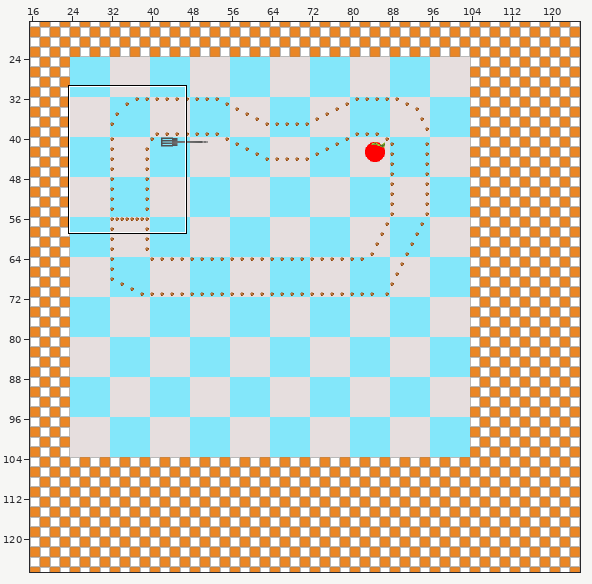
A Tiled map gets an edit: assets/maps/map1.tmx. The picture above shows the old version from afar; the outline marks the close-up.
Close-up. The starting point:
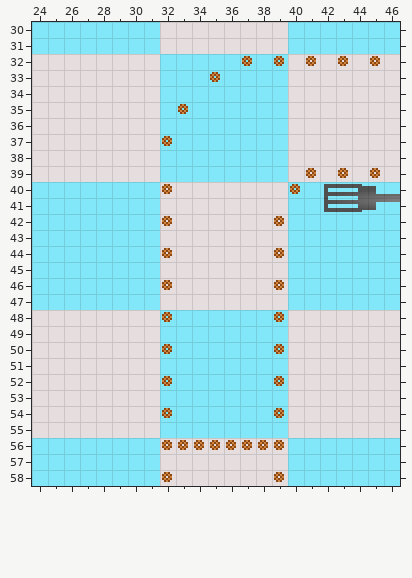
Cells are 8x8 px. Shown: x 24..46, y 30..58. The commit also changed other parts of the map, which this record leaves out.
After:
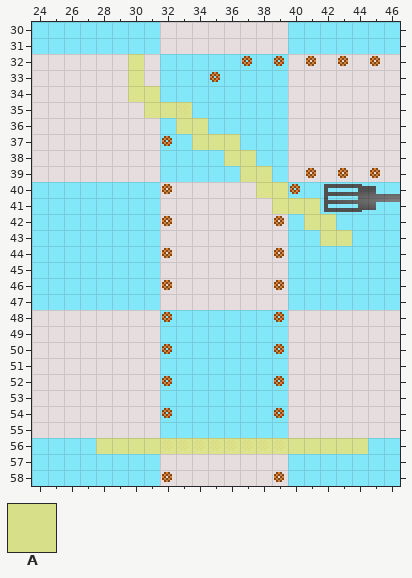
Key: from "tile-sheet1": A 1.
_ is an empty cell.
Tiles of an added or newly shown layer are drawn over the layers below it.
Commit message: checkpoint layer.
Change:
{"where": "layer \"checkpoints\" (added)"}
{"y":32,"x":30,"old":"_","new":"A"}
{"y":33,"x":30,"old":"_","new":"A"}
{"y":34,"x":30,"old":"__","new":"AA"}
{"y":35,"x":31,"old":"___","new":"AAA"}
{"y":36,"x":33,"old":"__","new":"AA"}
{"y":37,"x":34,"old":"___","new":"AAA"}
{"y":38,"x":36,"old":"__","new":"AA"}
{"y":39,"x":37,"old":"__","new":"AA"}
{"y":40,"x":38,"old":"__","new":"AA"}
{"y":41,"x":39,"old":"___","new":"AAA"}
{"y":42,"x":41,"old":"__","new":"AA"}
{"y":43,"x":42,"old":"__","new":"AA"}
{"y":56,"x":28,"old":"_________________","new":"AAAAAAAAAAAAAAAAA"}
{"label":"added","picture_box":[128,54,352,246]}
{"label":"added","picture_box":[96,438,368,454]}
